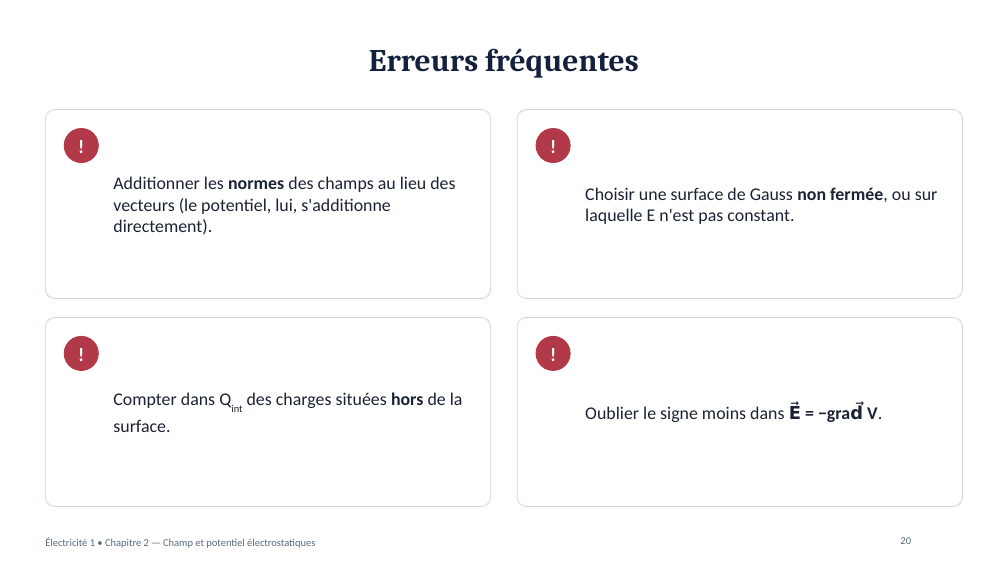
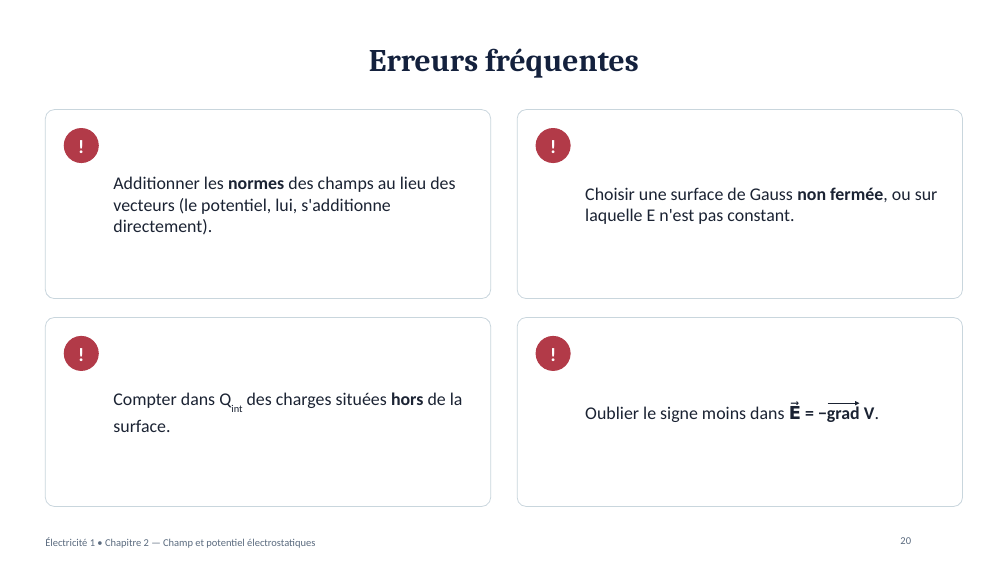
Before and after one commit to physiquefacile/physiquefacile.github.io, a slide deck: slide 20 of slides/Electricite_Chapitre_2_Champ_potentiel.pptx. Drawn at 1008x567 pixels with LibreOffice and Linux fonts; fonts in the diff are those of the drawing; background and template pictures are left out. Boxes give left, top, right and bottom in pixels: in the first picture for what was removed or moved away, otherwise in the second. Text is boxed around its words. In the diff, an @@ line names an element or a change of style, - is before the commit and + after.

```diff
--- a/slides/Electricite_Chapitre_2_Champ_potentiel.pptx
+++ b/slides/Electricite_Chapitre_2_Champ_potentiel.pptx
@@ text at [585,404,875,422]: text changed @@
-Oublier le signe moins dans E⃗ = −grad⃗ V.
+Oublier le signe moins dans E⃗ = −grad V.
@@ arrow added from (828, 403) to (860, 403), #1B2333 1.28 pt @@
```
Also in this commit, not shown: 4 other slides changed, 2 other files.
